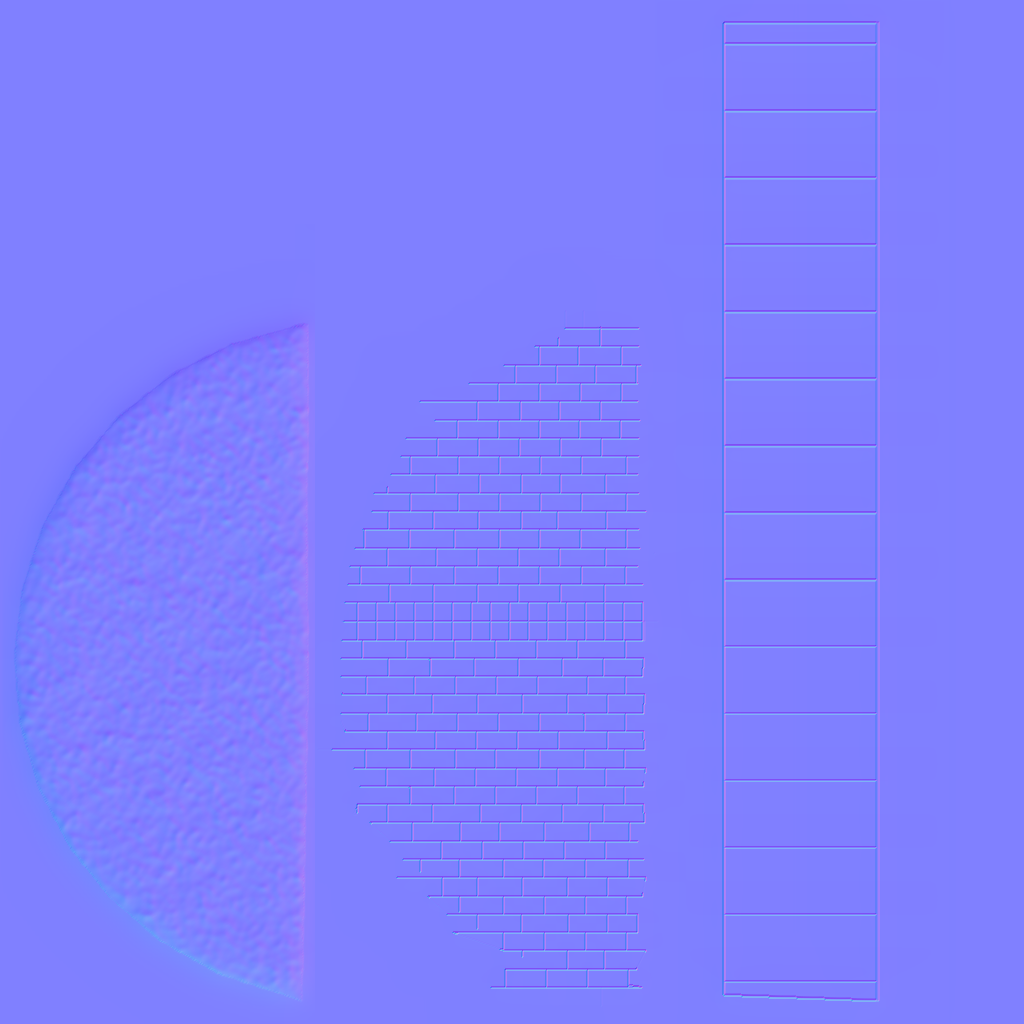
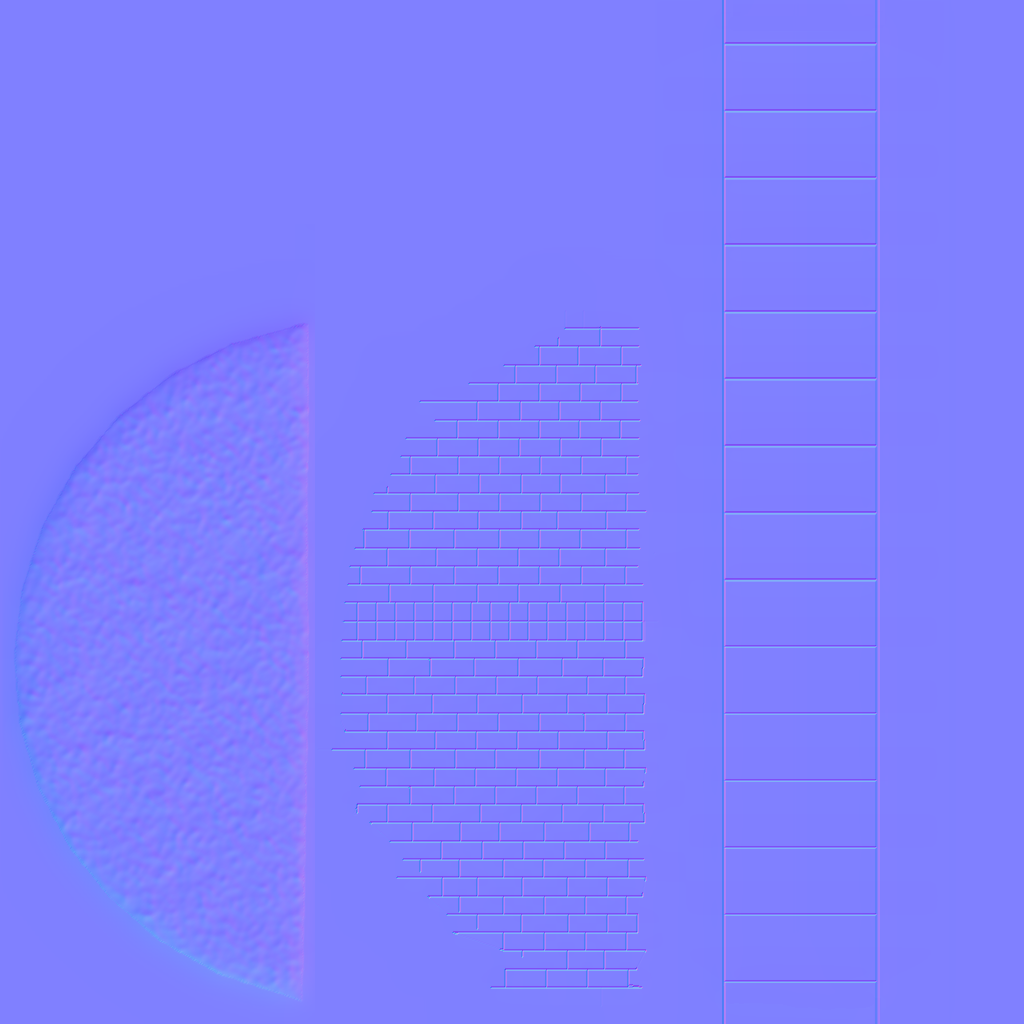
Layers edited between the first and the second 1024x1024 image:
painted on "10 Detail, 0 Blur" over box(722, 0, 880, 1024)
